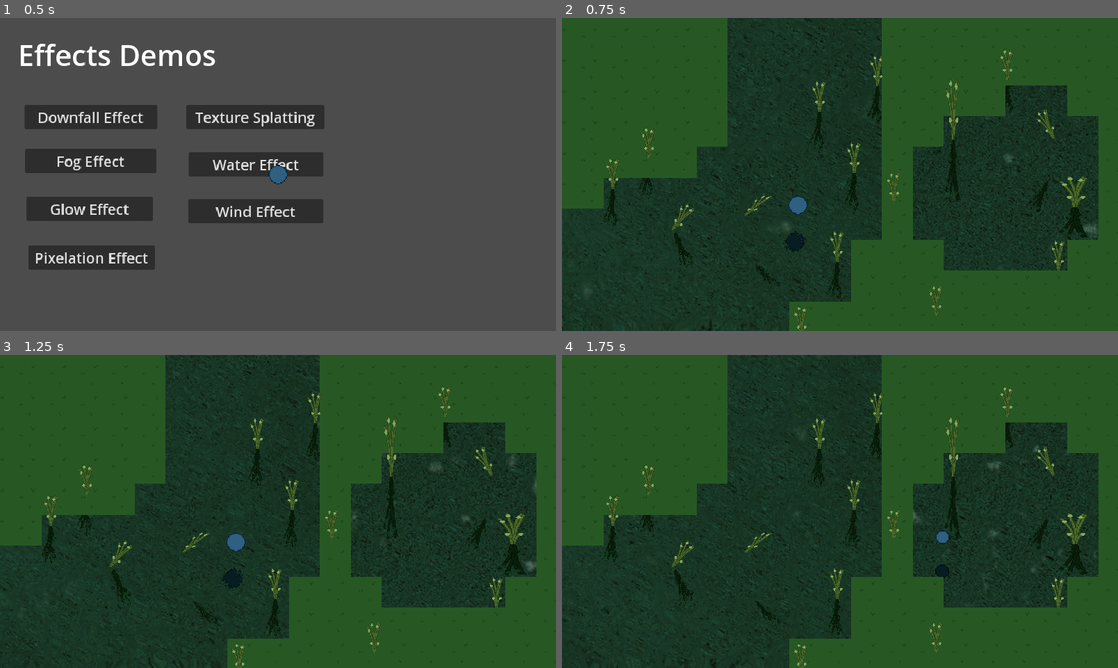
Above: before the commit, frames 1-4 (two rows, left to right).
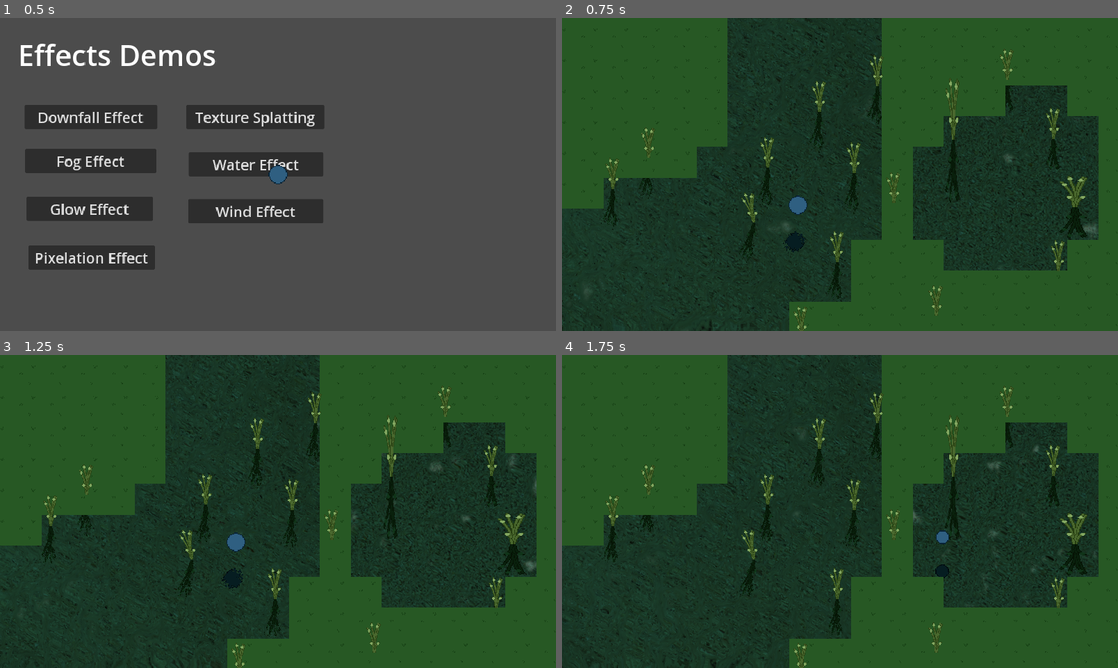
Above: after the commit, the same moments.

Repository: Cycrus/Godot-Special-Effects
Game: Godot game, scene res://effect_selection/effect_selection.tscn
The game is run twice, just before and just after one commit, with the same random seed, the same clock (stepped at 60 frames per second) and the same inputs.
Inputs (mouse positions are in pixels of both pictures, inside the frame that each line leads up to):
- Up to frame 1 (0.5 s): no input
- Up to frame 2 (0.75 s): click "Water Effect" at 0.5 s
- Up to frame 3 (1.25 s): no input
- Up to frame 4 (1.75 s): tap Enter at 1.25 s; move the mouse to (962, 495) at 1.27 s; click (962, 495) at 1.42 s

Frame 1 is identical in both runs. In frame 2, 0.8% of the frame differs, in the area x 19-90%, y 28-86%; in frame 3, 0.8%; in frame 4, 0.8%.

Commit message:
fix: Better offset fixed for mirrored images which are skewed or rotated.

Diff:
--- a/water_effect/water_controller/water_mirror_controller.gd
+++ b/water_effect/water_controller/water_mirror_controller.gd
@@ -85,9 +85,17 @@
 	else:
 		sprite.material.set("shader_parameter/floating_image", false)
 
-	sprite.offset = original_sprite.offset * -1
 	sprite.global_position = original_sprite.global_position
 	sprite.global_position.y += sprite.texture.get_height() * sprite.global_scale.y + y_offset
+	# Correct position and offset by changing sprite rotation points
+	sprite.offset.x = original_sprite.offset.x * -0.5
+	sprite.offset.y = original_sprite.offset.y * -0.5
+	sprite.global_position.y += original_sprite.offset.y * 2
+	sprite.global_position.x += original_sprite.offset.x * 2
+	# Correct skewing offset
+	sprite.global_position.y += abs(original_sprite.skew) * 6
+	# Correct rotation offset
+	sprite.global_position.y += fposmod(abs(original_sprite.rotation), TAU / 2) * 5
 	sprite.skew = original_sprite.skew * -1
 	sprite.global_rotation = original_sprite.global_rotation * -1
 	sprite.scale = Vector2(original_sprite.global_scale.x / global_scale.x,
--- a/water_effect/water_shading_scene.tscn
+++ b/water_effect/water_shading_scene.tscn
@@ -164,13 +164,33 @@
 y_sort_enabled = true
 position = Vector2(-50, 28)
 
+[node name="Grass17" type="Node2D" parent="GrassContainer"]
+y_sort_enabled = true
+position = Vector2(487, 279)
+
+[node name="Sprite" type="Sprite2D" parent="GrassContainer/Grass17"]
+y_sort_enabled = true
+position = Vector2(1, 31)
+skew = -0.207694
+texture = ExtResource("6_jrmyk")
+offset = Vector2(-1, -31)
+
+[node name="Area2D" type="Area2D" parent="GrassContainer/Grass17"]
+y_sort_enabled = true
+metadata/mirrored = true
+
+[node name="CollisionShape2D" type="CollisionShape2D" parent="GrassContainer/Grass17/Area2D"]
+visible = false
+y_sort_enabled = true
+position = Vector2(2, 0)
+shape = SubResource("CapsuleShape2D_ba31o")
+
 [node name="Grass" type="Node2D" parent="GrassContainer"]
 y_sort_enabled = true
 position = Vector2(179, -51)
-rotation = 0.644027
 
 [node name="Sprite" type="Sprite2D" parent="GrassContainer/Grass"]
-position = Vector2(337, 185)
+position = Vector2(337, 216)
 texture = ExtResource("6_jrmyk")
 
 [node name="Area2D" type="Area2D" parent="GrassContainer/Grass"]
@@ -179,28 +199,6 @@
 
 [node name="CollisionShape2D" type="CollisionShape2D" parent="GrassContainer/Grass/Area2D"]
 visible = false
-position = Vector2(2, 0)
-shape = SubResource("CapsuleShape2D_ba31o")
-
-[node name="Grass2" type="Node2D" parent="GrassContainer"]
-y_sort_enabled = true
-position = Vector2(469, 265)
-
-[node name="Sprite" type="Sprite2D" parent="GrassContainer/Grass2"]
-y_sort_enabled = true
-position = Vector2(1, 31)
-skew = 0.832522
-texture = ExtResource("6_jrmyk")
-offset = Vector2(-1, -31)
-
-[node name="Area2D" type="Area2D" parent="GrassContainer/Grass2"]
-y_sort_enabled = true
-metadata/mirrored = true
-metadata/mirror_y_offset = 17.055
-
-[node name="CollisionShape2D" type="CollisionShape2D" parent="GrassContainer/Grass2/Area2D"]
-visible = false
-y_sort_enabled = true
 position = Vector2(2, 0)
 shape = SubResource("CapsuleShape2D_ba31o")
 
@@ -253,7 +251,6 @@
 [node name="Sprite" type="Sprite2D" parent="GrassContainer/Grass5"]
 y_sort_enabled = true
 position = Vector2(337, 216)
-rotation = -0.450295
 texture = ExtResource("6_jrmyk")
 offset = Vector2(0, -31)
 
